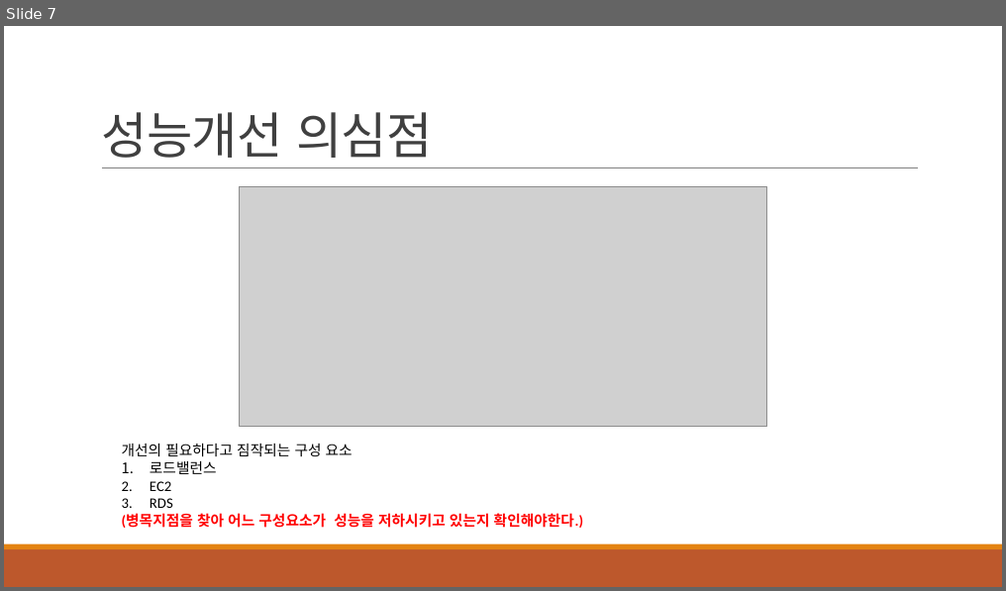
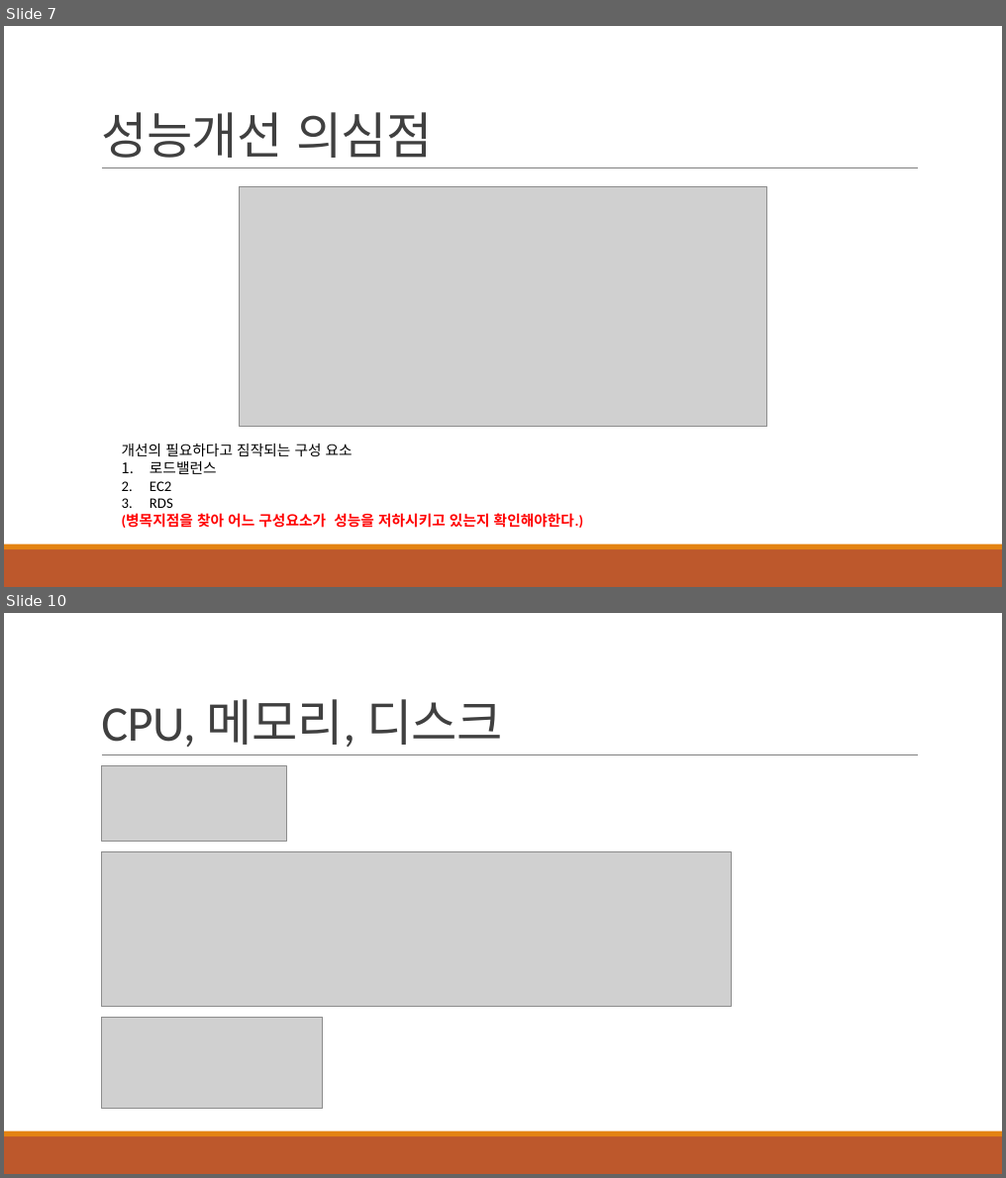
Before and after one commit to khb3025/study-load-test, a slide deck: ppt/3. 부하테스트 모니터 링.pptx. Shown one above the other, each under a label of ours: slide 7 before the commit, slides 7 and 10 after it; the slides between them are not shown. The pictures are 1006x591 and 1006x1178 pixels, drawn with LibreOffice and Linux fonts; fonts in the diff are those of the drawing; grey boxes stand for pictures. Boxes give left, top, right and bottom in pixels: in the first picture for what was removed or moved away, otherwise in the second. Text is boxed around its words. In the diff, an @@ line names an element or a change of style, - is before the commit and + after.

```diff
--- a/ppt/3. 부하테스트 모니터 링.pptx
+++ b/ppt/3. 부하테스트 모니터 링.pptx
@@ slide 10 added at [4,613,1002,1174], background #FFFFFF; not listed: 3 template elements that a slide beside it also shows @@
@@ title added at [101,699,503,747], 48 pt, text #404040 @@
+CPU, 메모리, 디스크
@@ picture added at [101,765,286,842] @@
@@ picture added at [101,852,731,1007] @@
@@ picture added at [101,1017,322,1109] @@
```
Also in this commit, not shown: 1 slide changed, 39 other slides added, 1 other file.
